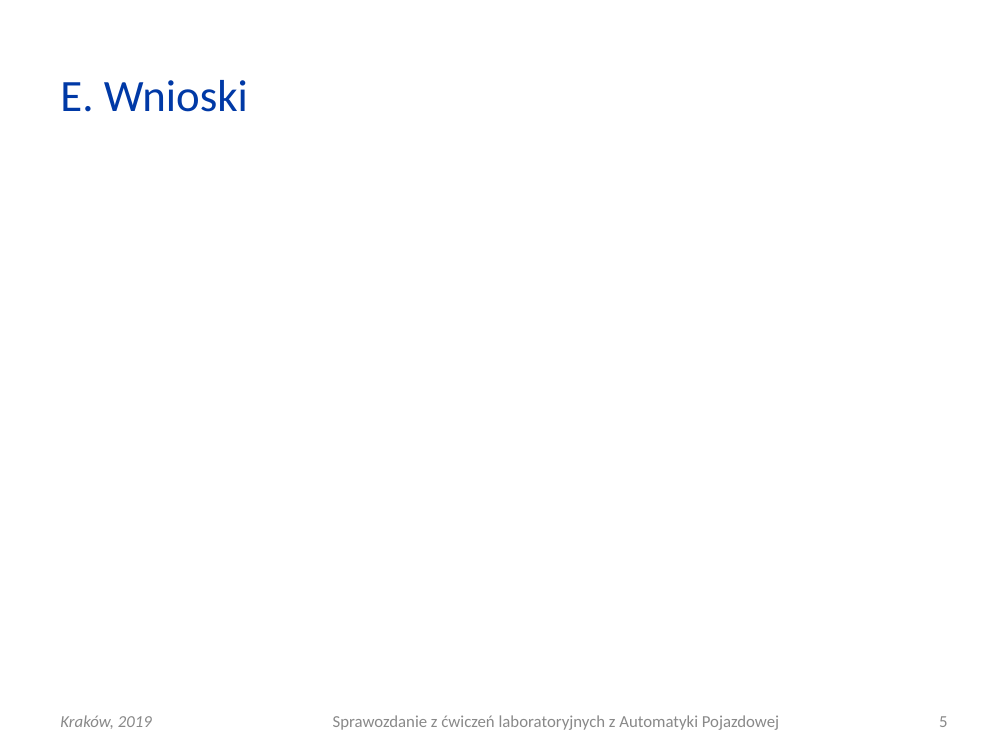
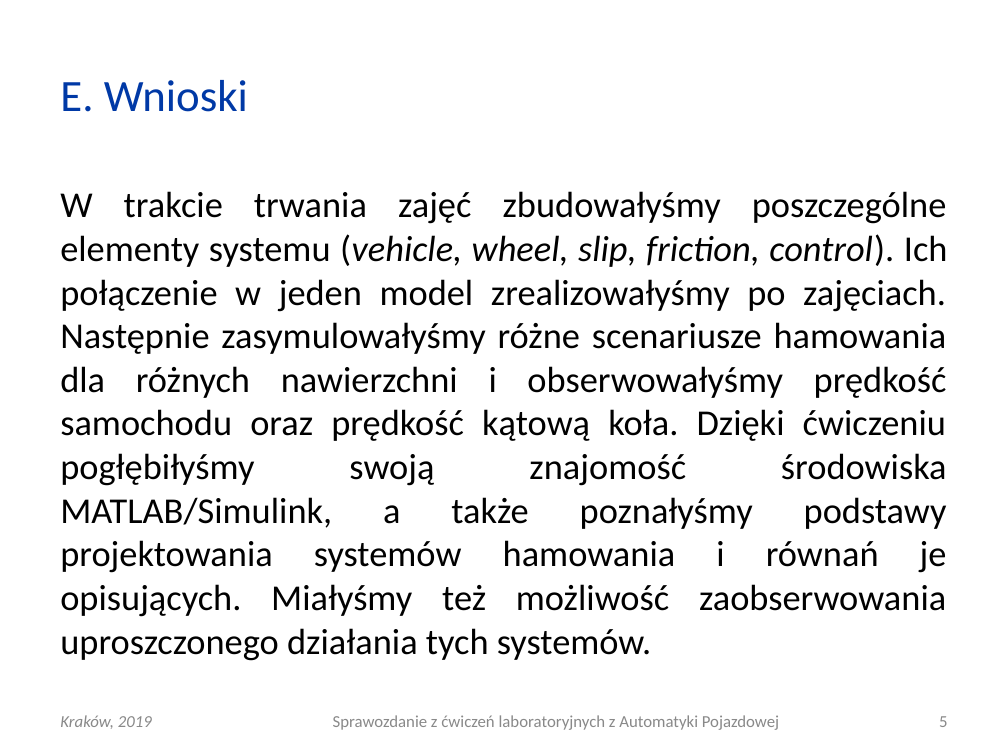
Before and after one commit to elfsonix/Automatyka-Pojazdowa, a slide deck: slide 5 of Lab10/AP_L10_20190417_0930_G03.ppt. Drawn at 1008x756 pixels with LibreOffice and Linux fonts; fonts in the diff are those of the drawing. Boxes give left, top, right and bottom in pixels: in the first picture for what was removed or moved away, otherwise in the second. Text is boxed around its words. In the diff, an @@ line names an element or a change of style, - is before the commit and + after.

Commit message:
Wnioski

```diff
--- a/Lab10/AP_L10_20190417_0930_G03.ppt
+++ b/Lab10/AP_L10_20190417_0930_G03.ppt
@@ text added at <box>60,191,948,661</box>, 26 pt, text #000000 @@
+W trakcie trwania zajęć zbudowałyśmy poszczególne elementy systemu (vehicle, wheel, slip, friction, control). Ich połączenie w jeden model zrealizowałyśmy po zajęciach. Następnie zasymulowałyśmy różne scenariusze hamowania dla różnych nawierzchni i obserwowałyśmy prędkość samochodu oraz prędkość kątową koła. Dzięki ćwiczeniu pogłębiłyśmy swoją znajomość środowiska MATLAB/Simulink, a także poznałyśmy podstawy projektowania systemów hamowania i równań je opisujących. Miałyśmy też możliwość zaobserwowania uproszczonego działania tych systemów.
```
